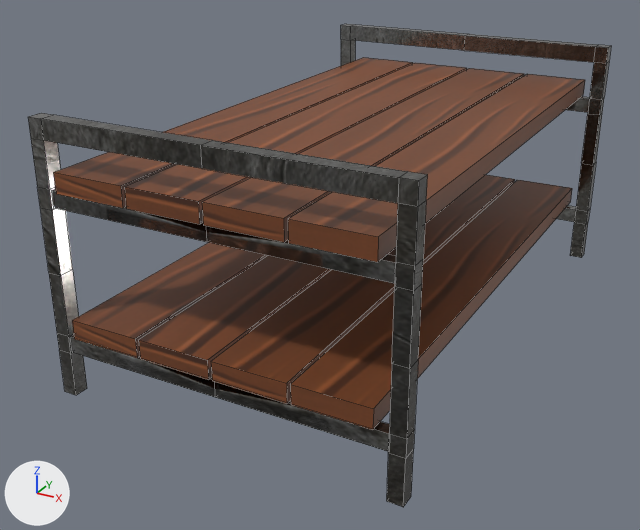
An edit to the FBX model Assets/Obj/Fase1/Mesinha.fbx, drawn before and after from the same camera.
The view is the same before and after, from a camera (50 mm lens) standing at (3.937, -0.036, 0.757) and looking at (3.248, 1.217, 0.13). Every picture has the same lights, and +X, +Y and +Z are marked at lower left. Mesh edges are drawn as thin lines. Where no turn or scale is listed for an object, it has been applied to the vertices.

The first picture shows 'Mesinha'.
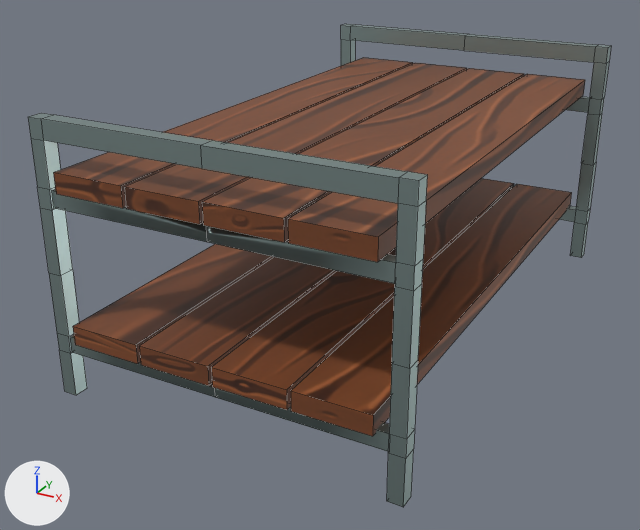
Scene script edits in JSON lines:
```json
{"op": "remove", "block": "mat_metal", "code": "mat_metal.texture = img_mat1_png"}
{"op": "add", "block": "mat_metal", "code": "mat_metal.base_color = (0.379, 0.488, 0.478)  # grey #a6b9b8"}
{"op": "set", "path": "mat_metal.roughness", "old": "0.135", "new": "0.43"}
{"block": "me_cylinder_027", "where": "me_cylinder_027.from_pydata(...)  # 248 vertices, 236 faces; spans x -0.29..0.29, y -0.483..0.483, z -0.219..0.219"}
{"block": "me_cylinder_027", "where": "# used by ob_mesinha; location = (3.298, 1.297, 0.234)"}
{"block": "me_cylinder_027", "change": "me_cylinder_027 part 1: the loose piece of 8 vertices spanning x 0.128..0.247, y -0.483..0.483, z -0.111..-0.08 is moved by (0.0, 0.0, -0.01)"}
{"block": "me_cylinder_027", "change": "me_cylinder_027 part 2: the loose piece of 8 vertices spanning x -0.247..-0.128, y -0.483..0.483, z -0.111..-0.08 is moved by (0.0, 0.0, -0.01)"}
{"block": "me_cylinder_027", "change": "me_cylinder_027 part 3: the loose piece of 8 vertices spanning x -0.122..-0.003, y -0.483..0.483, z -0.111..-0.08 is moved by (0.0, 0.0, -0.01)"}
{"block": "me_cylinder_027", "change": "me_cylinder_027 part 4: the loose piece of 8 vertices spanning x 0.003..0.122, y -0.483..0.483, z -0.111..-0.08 is moved by (0.0, 0.0, -0.01)"}
```

Location of each change, (x1, y1, x2, y2) in pixels of the pictures (640 x 530 px; the box of a moved part takes in the faces that stretch with it):
```json
{"object": "Mesinha", "change": "surface changed, reshaped", "before": [28, 24, 611, 507], "after": [28, 24, 611, 507]}
{"part": 1, "of": "me_cylinder_027", "change": "moved or reshaped", "before": [290, 180, 572, 430], "after": [291, 184, 572, 436]}
{"part": 2, "of": "me_cylinder_027", "change": "moved or reshaped", "before": [72, 243, 268, 358], "after": [73, 244, 273, 364]}
{"part": 3, "of": "me_cylinder_027", "change": "moved or reshaped", "before": [139, 256, 331, 380], "after": [139, 257, 336, 386]}
{"part": 4, "of": "me_cylinder_027", "change": "moved or reshaped", "before": [211, 175, 515, 404], "after": [211, 178, 514, 410]}
```
